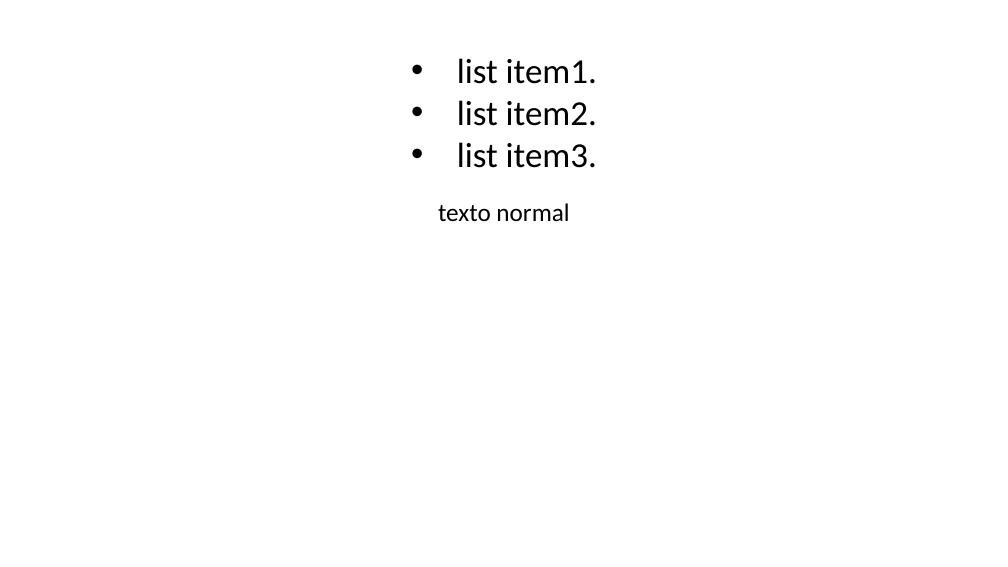
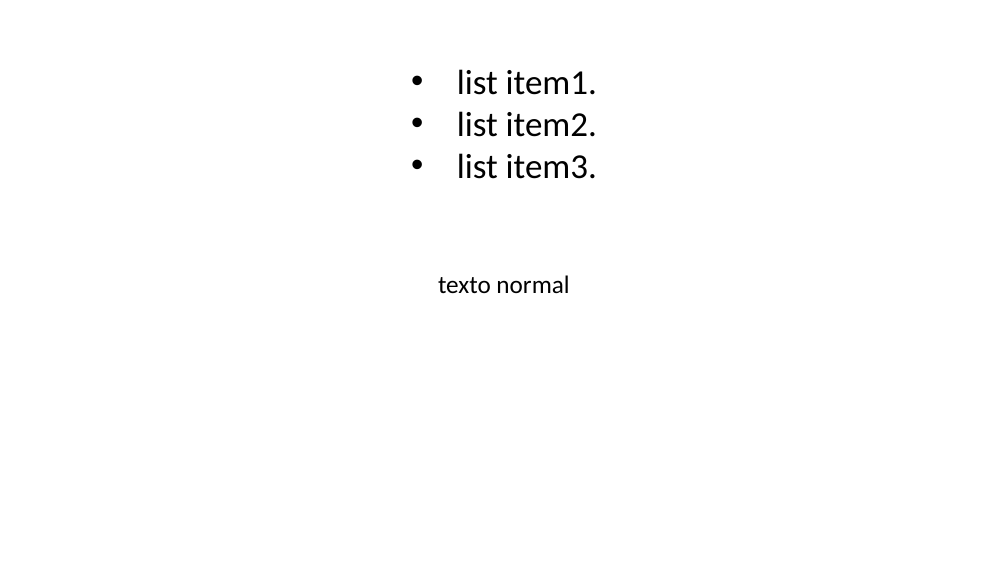
Before and after one commit to datagrovecr/md_ppt, a slide deck: slide 3 of md_ppt/test_results/test.pptx. Drawn at 1008x567 pixels with LibreOffice and Linux fonts; fonts in the diff are those of the drawing. Boxes give left, top, right and bottom in pixels: in the first picture for what was removed or moved away, otherwise in the second. Text is boxed around its words. In the diff, an @@ line names an element or a change of style, - is before the commit and + after.

Commit message:
ppt to md plain text

```diff
--- a/md_ppt/test_results/test.pptx
+++ b/md_ppt/test_results/test.pptx
@@ text "list item1.": place and size @@
-text "list item1." at box(457, 58, 597, 168)
+text "list item1." at box(457, 69, 597, 179)
@@ text "texto normal": place and size @@
-text "texto normal" at box(438, 203, 569, 221)
+text "texto normal" at box(438, 275, 569, 293)
```
Also in this commit, not shown: 1 other slide changed, 37 other files.
